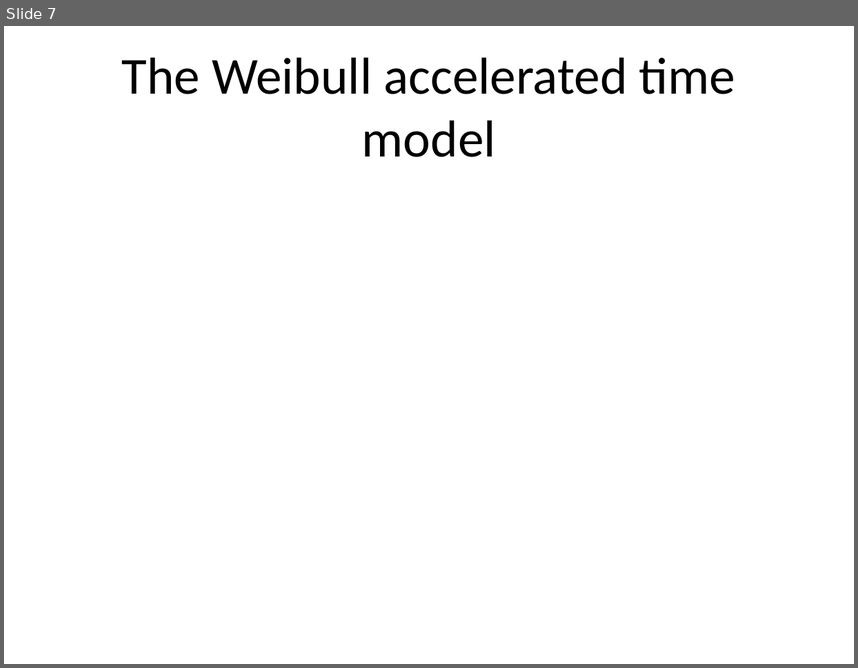
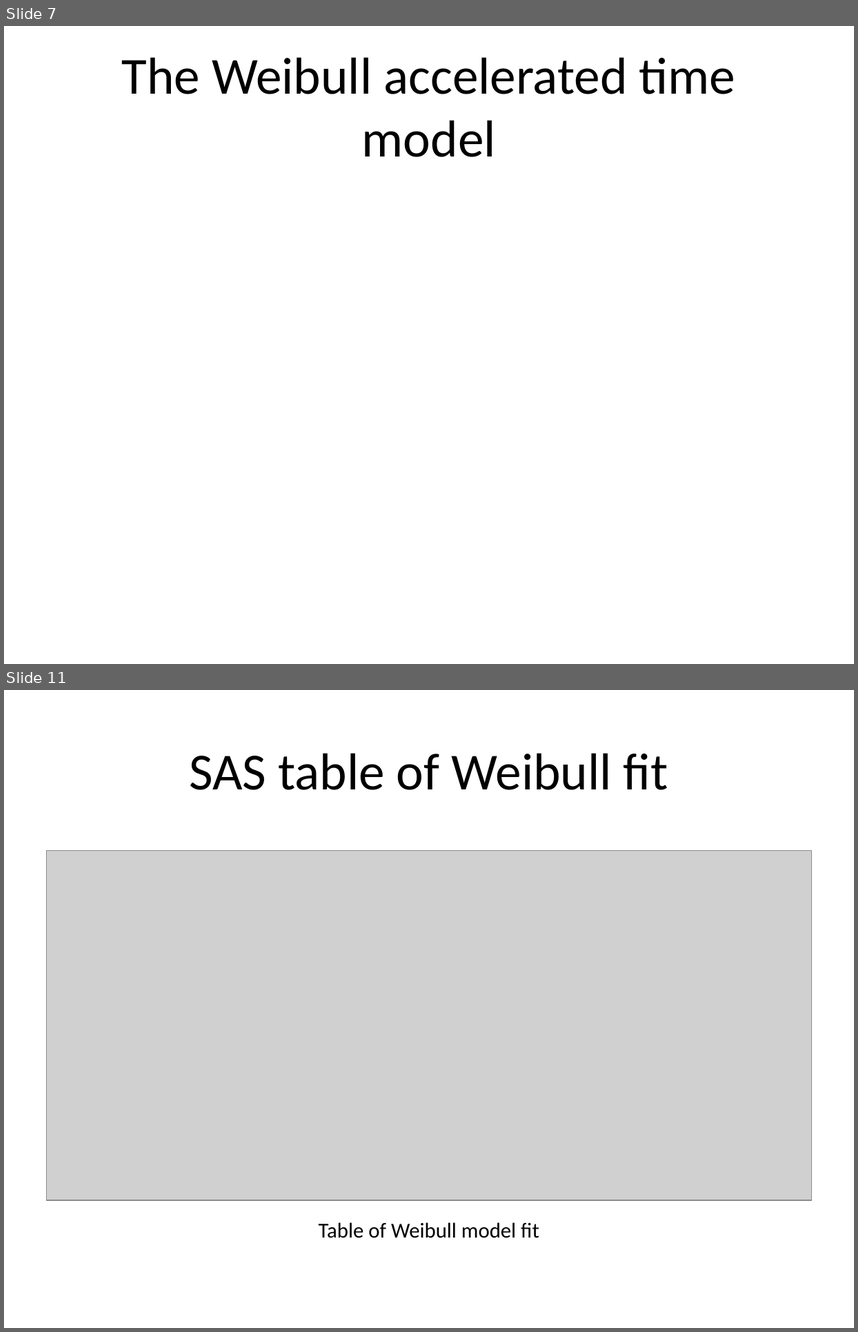
Before and after one commit to pmean/survival-lecture5, a slide deck: r/correction.pptx. Shown one above the other, each under a label of ours: slide 7 before the commit, slides 7 and 11 after it; the slides between them are not shown. The pictures are 858x668 and 858x1332 pixels, drawn with LibreOffice and Linux fonts; fonts in the diff are those of the drawing; grey boxes stand for pictures. Boxes give left, top, right and bottom in pixels: in the first picture for what was removed or moved away, otherwise in the second. Text is boxed around its words. In the diff, an @@ line names an element or a change of style, - is before the commit and + after.

Commit message:
Tables and graphs for correction.Rmd.

```diff
--- a/r/correction.pptx
+++ b/r/correction.pptx
@@ slide 11 added at [4,690,854,1328], background #FFFFFF @@
@@ title added at [189,753,668,790], 44 pt, text #000000 @@
+SAS table of Weibull fit
@@ picture added at [47,851,811,1200] @@
@@ text added at [319,1222,539,1238], 18 pt, text #000000 @@
+Table of Weibull model fit
```
Also in this commit, not shown: 2 slides changed, 3 other slides added, 1 other file.
